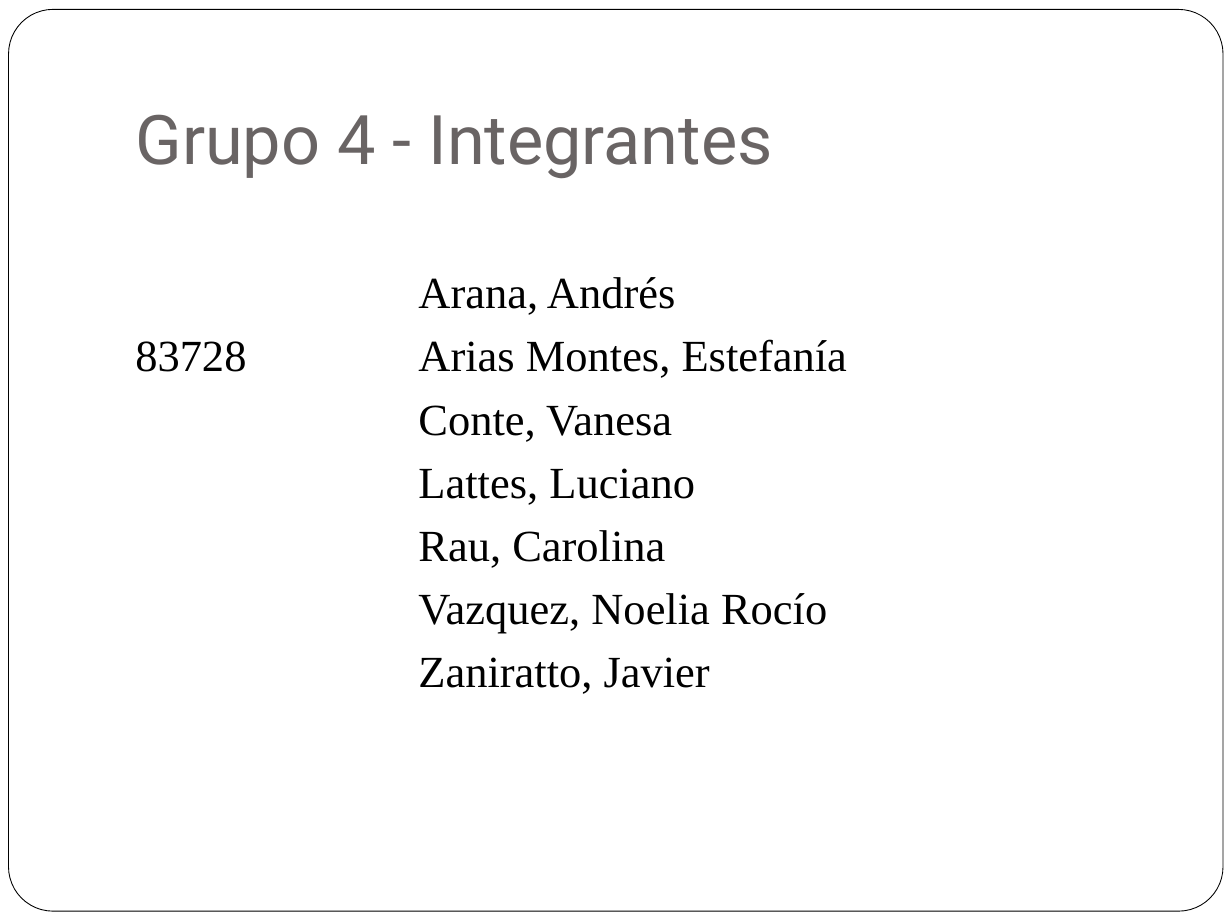
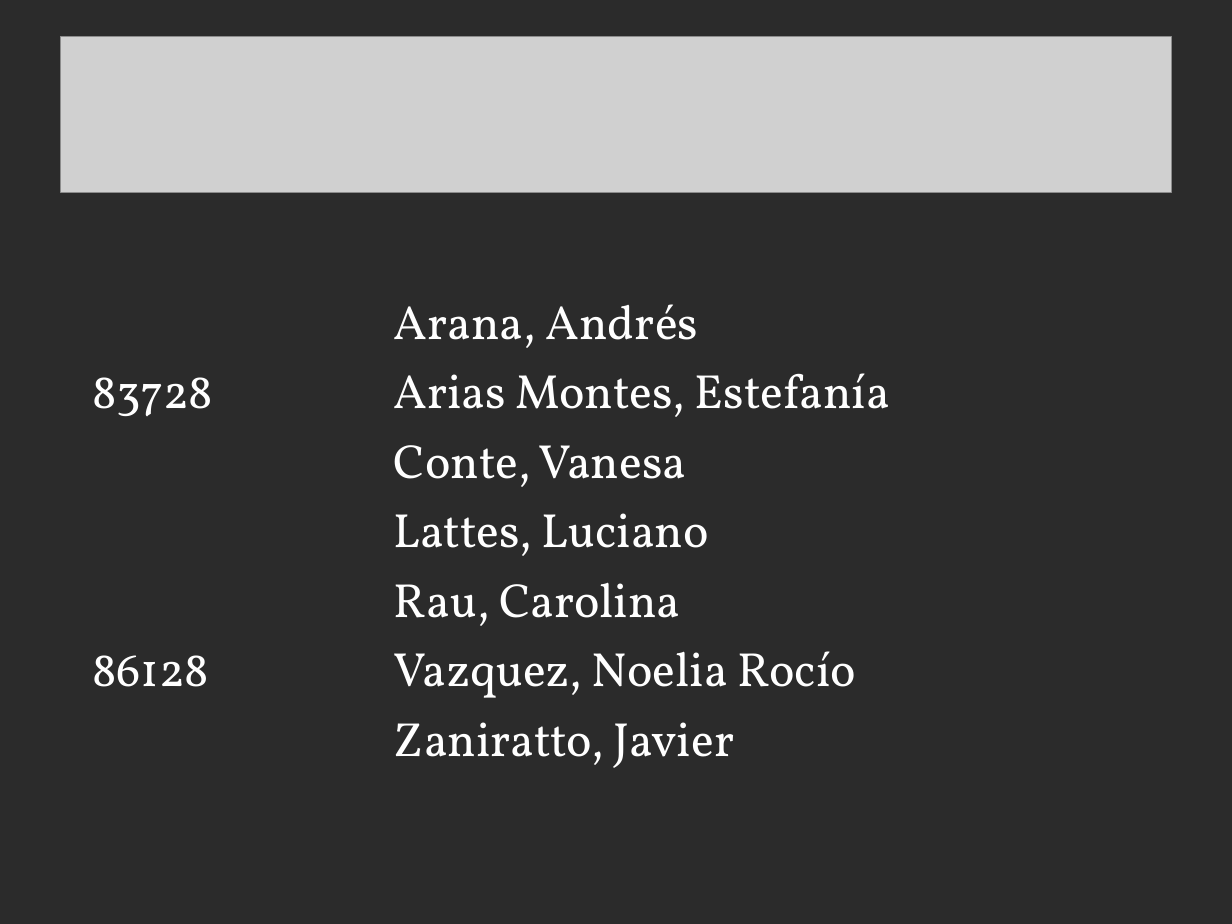
Before and after one commit to hernanfiuba24/fiuba-7509-shoppycard-g4, a slide deck: slide 13 of presentation/presentacion.ppt. Drawn at 1232x924 pixels with LibreOffice and Linux fonts; fonts in the diff are those of the drawing; grey boxes stand for pictures; background and template pictures are left out; a plain dark background stands for a picture behind light text. Boxes give left, top, right and bottom in pixels: in the first picture for what was removed or moved away, otherwise in the second. Text is boxed around its words. In the diff, an @@ line names an element or a change of style, - is before the commit and + after.

```diff
--- a/presentation/presentacion.ppt
+++ b/presentation/presentacion.ppt
@@ background #FFFFFF to picture (left out) @@
@@ rounded rectangle removed at [9,10,1223,912] @@
@@ picture added at [60,36,1170,192] @@
@@ title removed at [136,114,773,178] @@
-Grupo 4 - Integrantes
@@ text "Arana, Andrés": place and size @@
-text "Arana, Andrés" at [418,277,847,694]
+text "Arana, Andrés" at [394,304,890,768]
@@ text at [394,304,890,768]: size 26 to 28 pt, font Times New Roman to Vollkorn, text colour #000000 to #FFFFFF in "Arana, Andrés", "83728 Arias Montes, Estefanía", "Conte, Vanesa", "Lattes, Luciano" and 2 more places; indent changed; more space between paragraphs @@
@@ text at [394,651,856,698]: text changed; size 26 to 28 pt; font Times New Roman to Vollkorn; text colour #000000 to #FFFFFF @@
-Vazquez, Noelia Rocío
+86128 Vazquez, Noelia Rocío
```
Also in this commit, not shown: 6 other slides changed, 6 slides added, 6 slides removed.
